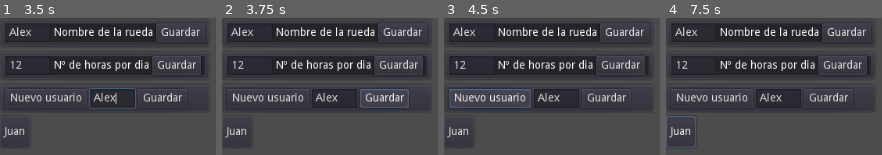
Above: before the commit, frames 1-4 (left to right).
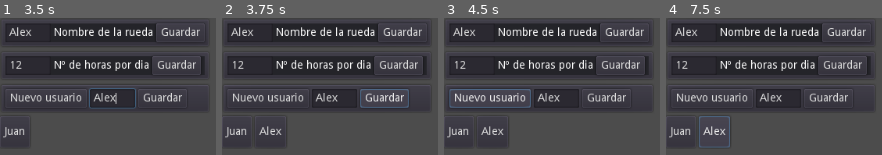
Above: after the commit, the same moments.

Repository: juanantoniogit/Rueda_v1.0
Game: Godot game, scene res://Menu principal/MenuPincipal.tscn
The game is run twice, just before and just after one commit, with the same random seed, the same clock (stepped at 60 frames per second) and the same inputs.
Inputs (mouse positions are in pixels of both pictures, inside the frame that each line leads up to):
- Up to frame 1 (3.5 s): click "Nueva rueda" at 0.5 s; click (28, 33) at 1.27 s; type "Alex" at 1.35 s; click (28, 65) at 1.5 s; type "12" at 1.58 s; click "Nuevo usuario" at 2 s; click (112, 98) at 2.77 s; type "Alex" at 2.85 s
- Up to frame 2 (3.75 s): click "Guardar" at 3.5 s
- Up to frame 3 (4.5 s): click "Nuevo usuario" at 4.25 s
- Up to frame 4 (7.5 s): click "Guardar" at 5 s; click "Guardar" at 5.75 s; click "Juan" at 6.5 s; click (713, 131) at 7.25 s, where only the run after the commit has a clickable "Alex"

Frame 1 is identical in both runs. In frame 2, 0.3% of the frame differs, in the area x 17-28%, y 78-86%; in frame 3, 0.3%; in frame 4, 1.0%, in the area x 0-30%, y 71-95%.

Commit message:
se añade el boton de cada nuevo usuario

Diff:
--- a/Configuracion/Configuracion.gd
+++ b/Configuracion/Configuracion.gd
@@ -21,9 +21,12 @@
 	print (Global.NombreRueda)
 	pass
 #__________________________________Numero de horas del cuadrante
-var numHoras = null
+var numHoras = 0
 func _on_N_horasDia_text_changed(new_text):
-	numHoras = new_text
+	if numHoras/100 < 1:
+			numHoras = new_text
+	else:
+		print("No has introducido un valor numerico o es muy grande")
 	pass
 func _on_Button_pressed():
 	Global.numHoras = numHoras
@@ -31,15 +34,19 @@
 	pass
 #__________________________________Nombre nuevo usuario
 var userName = null
-func _on_nombreUser_text_changed(new_text):
-	userName = new_text
-	pass
 func _on_NuevoUsuario_pressed():
 	$VBoxContainer/NuevoUsuario/HBoxContainer2/nombreUser.show()
 	$VBoxContainer/NuevoUsuario/HBoxContainer2/ButtonNuevoUser.show()
+	pass
+func _on_nombreUser_text_changed(new_text):
+	userName = new_text
 	pass
 func _on_ButtonNuevoUser_pressed():
 	Global.numUser += 1
 	Global.nombreUser = userName
 	print (Global.numUser)
+	var usuario = Button.new()
+	usuario.set_name(userName)
+	usuario.set_text(userName)
+	$VBoxContainer/Usuarios/HBoxContainer.add_child(usuario)
 	pass
